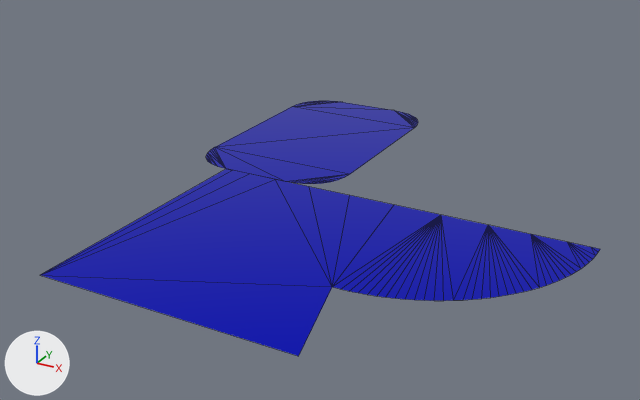
Two versions of the glTF model models/toilet.glb, one commit apart.
Camera for both pictures: a 50 mm camera at (0.607, -0.883, 0.478) aimed at (0.089, 0.057, 0.008). The lights are fixed; the arrows at lower left show +X, +Y and +Z. Mesh edges are drawn as thin lines. Vertices at the same position are counted once.
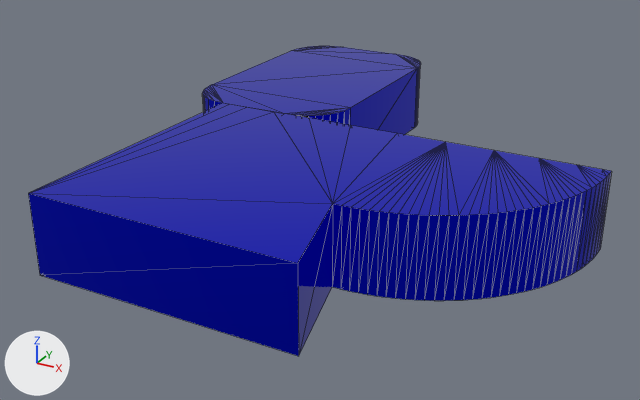
The newer file is also turned or shifted as a whole; pictures and numbers use the older file's frame.

Where the change shows, as pixel boxes [x1, y1, x2, y2] in the pictures (640 x 400 px):
'Curve.002', reshaped (21% taller): before [41, 101, 600, 356]; after [28, 46, 611, 356]
part 1 of me_mesh_003, built on: before [41, 169, 600, 356]; after [28, 46, 611, 356]

Diff of the bpy script that builds the scene:
```diff
--- a/models/toilet.glb.py
+++ b/models/toilet.glb.py
@@ me_mesh_003 @@
 # used by ob_curve_002; location = (0.0, 0.0, 0.0)
-me_mesh_003.from_pydata(...)  # 102 vertices, 99 faces; spans x -0.161..0.443, y -0.262..0.476, z 0.0
+me_mesh_003.from_pydata(...)  # 204 vertices, 404 faces; spans x -0.161..0.443, y -0.262..0.476, z 0.0..0.1
+# me_mesh_003 part 1
+# 49 faces are deleted
+# 102 new vertices lie (0.0, 0.0, 0.1) away from vertices in x -0.161..0.443, y -0.262..0.476, z 0.0
+# 354 new faces join them
 me_mesh_003.materials.append(mat_material_001)
```
